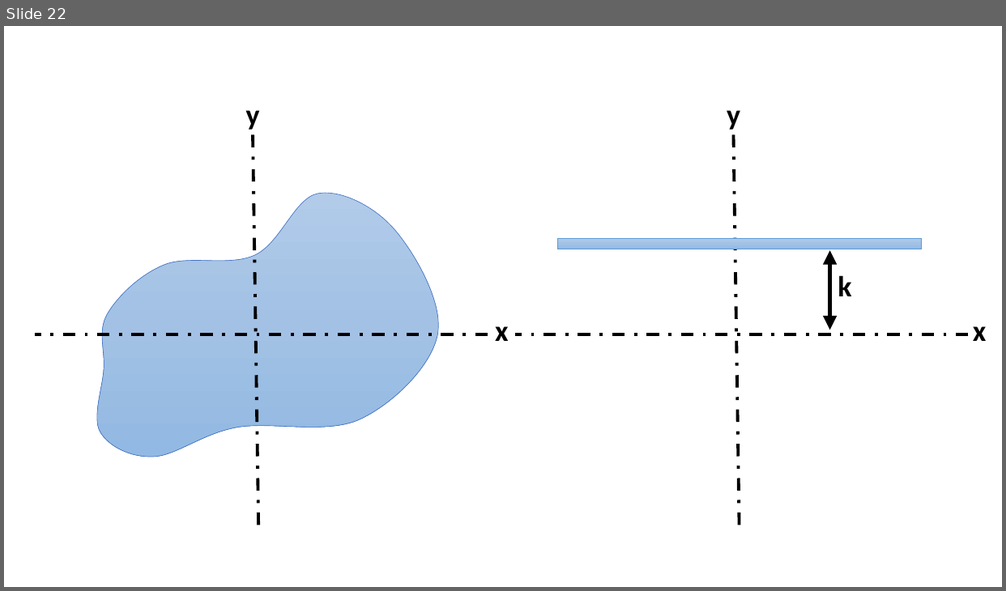
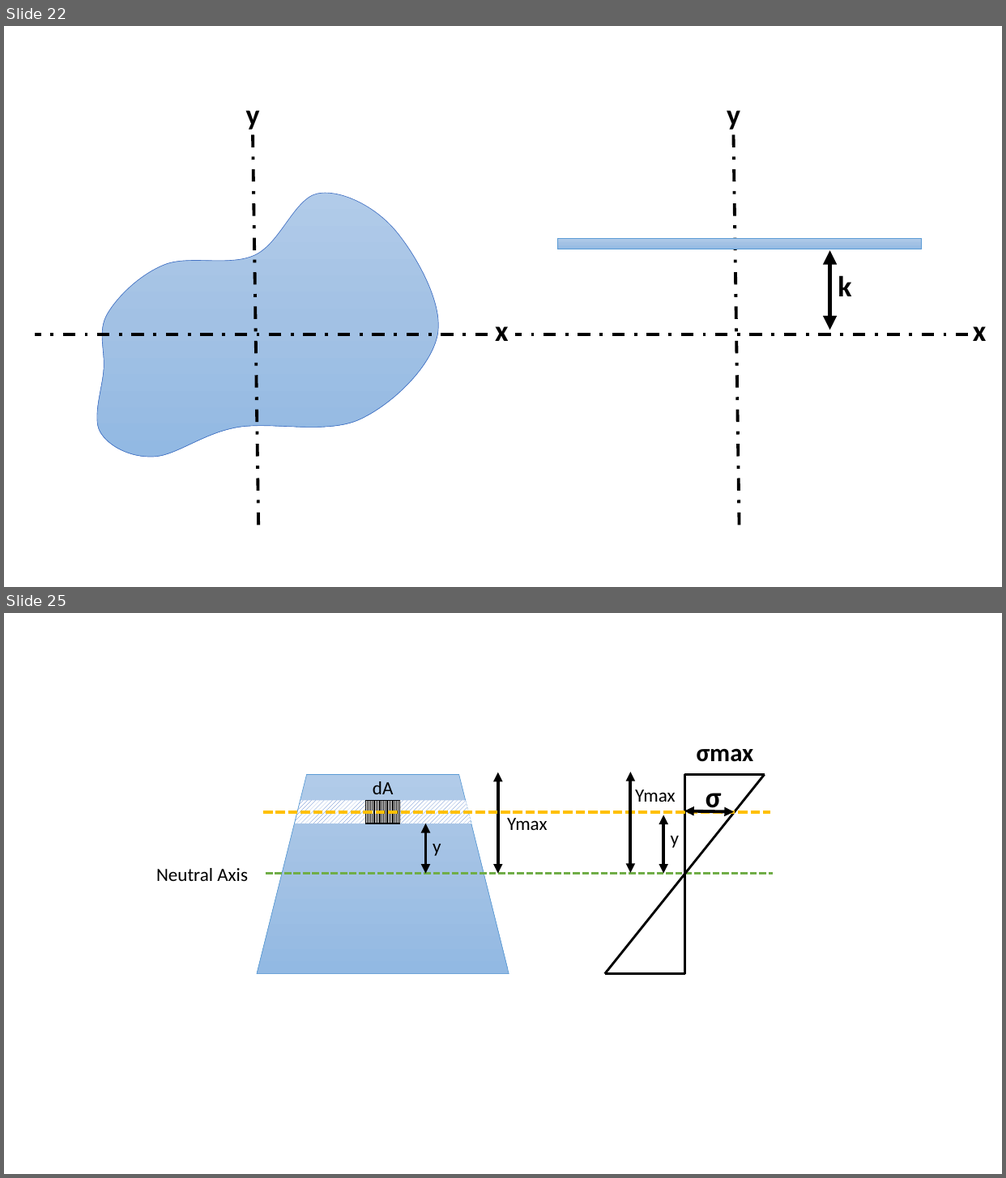
Before and after one commit to Kulasekaran-148/LATEX-Shortnotes-GATE, a slide deck: STRENGTH OF MATERIALS SHORTNOTES/SOM Revision.pptx. Shown one above the other, each under a label of ours: slide 22 before the commit, slides 22 and 25 after it; the slides between them are not shown. The pictures are 1006x591 and 1006x1178 pixels, drawn with LibreOffice and Linux fonts; fonts in the diff are those of the drawing. Boxes give left, top, right and bottom in pixels: in the first picture for what was removed or moved away, otherwise in the second. Text is boxed around its words. In the diff, an @@ line names an element or a change of style, - is before the commit and + after.

```diff
--- a/STRENGTH OF MATERIALS SHORTNOTES/SOM Revision.pptx
+++ b/STRENGTH OF MATERIALS SHORTNOTES/SOM Revision.pptx
@@ slide 25 added at bbox=[4, 613, 1002, 1174], background #FFFFFF @@
@@ text added at bbox=[697, 748, 754, 762], 24 pt, text #000000, bold @@
+σmax
@@ trapezoid added at bbox=[257, 775, 509, 973], fill gradient #B1CBE9 to #A3C1E5 to #93B9E4, outline #5B9BD5 0.5 pt @@
@@ text added at bbox=[373, 781, 393, 794], 18 pt, text #000000 @@
+dA
@@ double arrow added from (498, 874) to (498, 773), #000000 3 pt @@
@@ line added from (765, 775) to (605, 973), #000000 2.25 pt @@
@@ double arrow added from (631, 873) to (631, 772), #000000 3 pt @@
@@ line added from (684, 775) to (765, 775), #000000 2.25 pt @@
@@ line added from (685, 973) to (685, 775), #000000 2.25 pt @@
@@ trapezoid added at bbox=[296, 800, 472, 824], fill pattern #4472C4 on #FFFFFF @@
@@ rectangle added at bbox=[366, 800, 400, 824], fill pattern #000000 on #FFFFFF, outline #000000 1 pt @@
@@ text added at bbox=[635, 790, 675, 802], 18 pt, text #000000 @@
+Ymax
@@ text added at bbox=[705, 793, 722, 814], 28 pt, text #000000, bold @@
+σ
@@ line added from (263, 812) to (770, 812), #FFC000 3 pt dashed @@
@@ double arrow added from (425, 874) to (425, 824), #000000 3 pt @@
@@ text added at bbox=[507, 818, 547, 830], 18 pt, text #000000 @@
+Ymax
@@ double arrow added from (663, 874) to (663, 815), #000000 3 pt @@
@@ double arrow added from (684, 811) to (734, 812), #000000 3 pt @@
@@ text added at bbox=[432, 844, 441, 856], 18 pt, text #000000 @@
+y
@@ text added at bbox=[671, 836, 679, 848], 18 pt, text #000000 @@
+y
@@ text added at bbox=[156, 868, 248, 881], 18 pt, text #000000 @@
+Neutral Axis
@@ line added from (266, 874) to (774, 874), #70AD47 2.25 pt dashed @@
@@ line added from (605, 973) to (685, 973), #000000 2.25 pt @@
```
Also in this commit, not shown: 2 other slides added, 5 other files.
